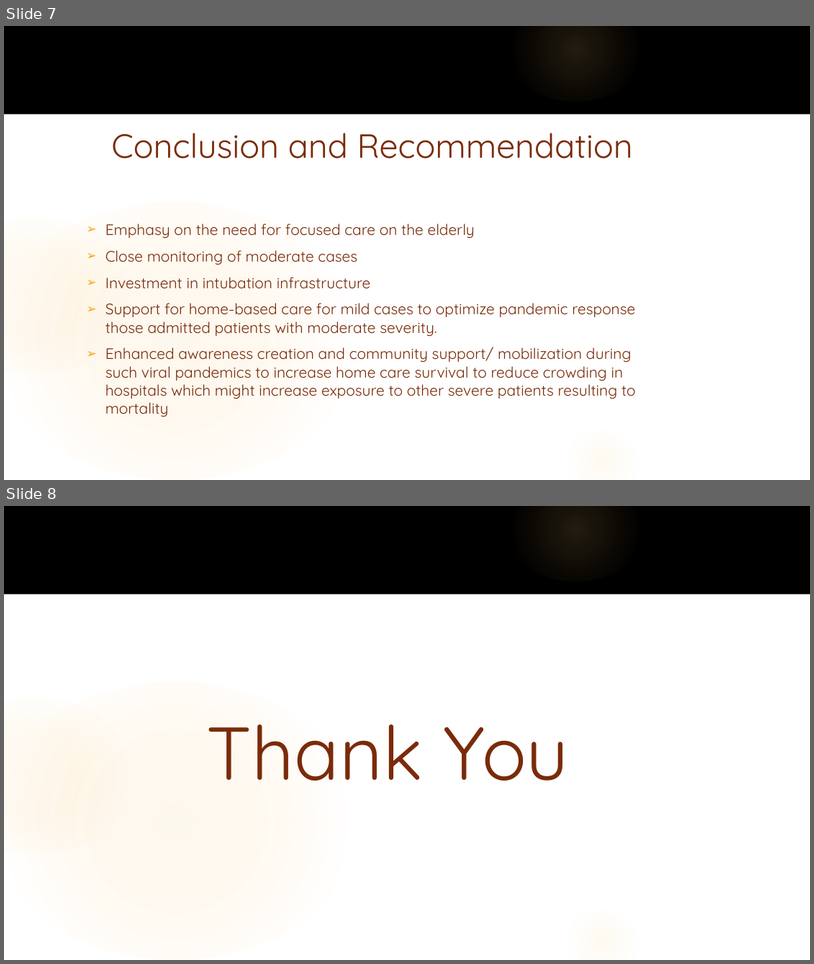
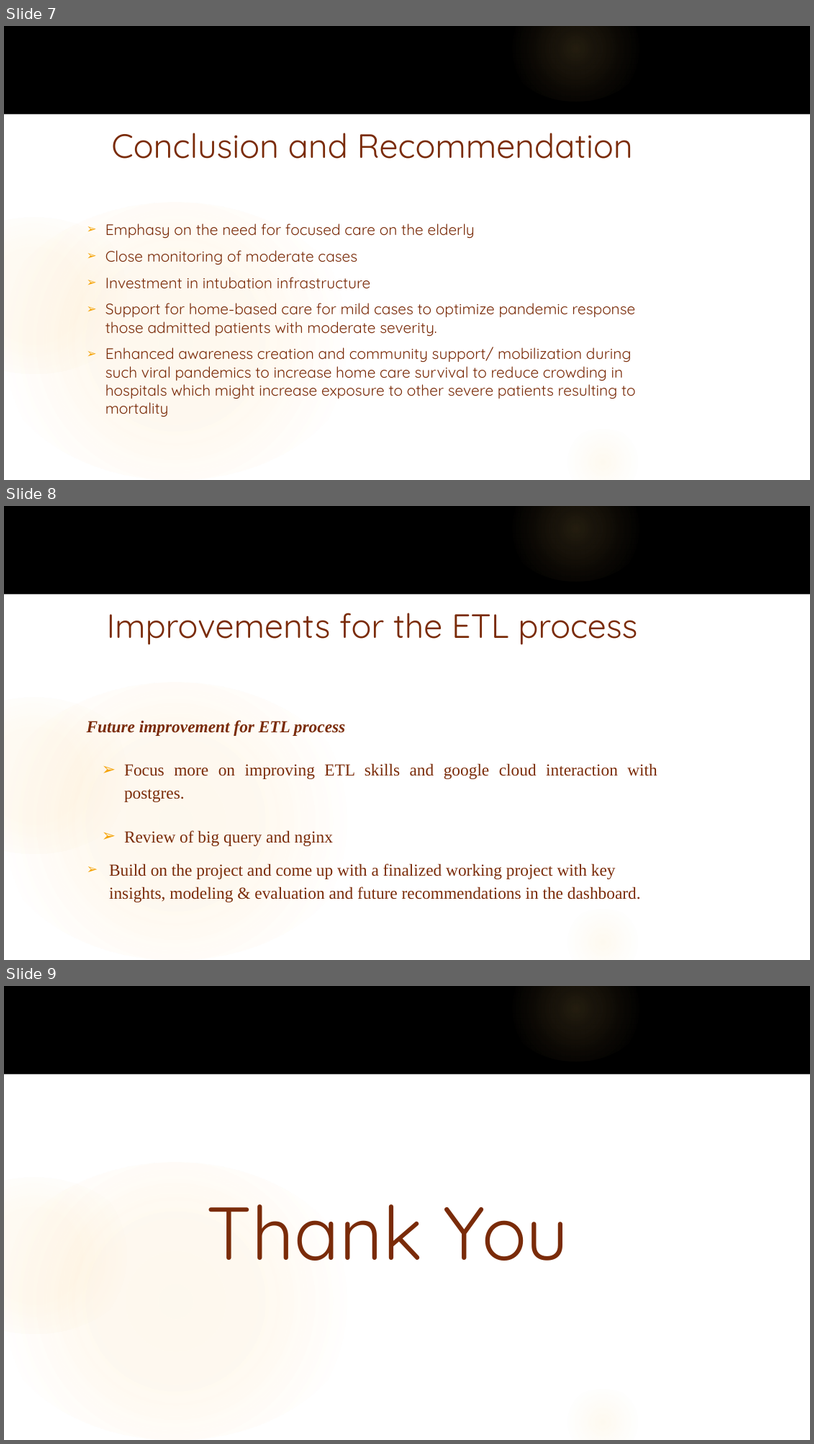
Before and after one commit to Nancy-Odhiambo/C-19Project_ETL_code, a slide deck: Final project presentation.pptx. Shown one above the other, each under a label of ours: slides 7 and 8 before the commit, slides 7, 8 and 9 after it. The pictures are 814x964 and 814x1444 pixels, drawn with LibreOffice and Linux fonts; fonts in the diff are those of the drawing; background and template pictures are left out. Boxes give left, top, right and bottom in pixels: in the first picture for what was removed or moved away, otherwise in the second. Text is boxed around its words. In the diff, an @@ line names an element or a change of style, - is before the commit and + after.

Commit message:
Updated final project presentation and report

```diff
--- a/Final project presentation.pptx
+++ b/Final project presentation.pptx
@@ slide 8 added at box(4, 506, 810, 960), background picture (left out); not listed: 5 template elements that a slide beside it also shows @@
@@ title added at box(107, 613, 638, 645), 40 pt, text #7A2B09 @@
+Improvements for the ETL process
@@ text added at box(87, 720, 657, 902), 20 pt, text #7A2B09 @@
+Future improvement for ETL process
+➢ Focus more on improving ETL skills and google cloud interaction with postgres.
+➢ Review of big query and nginx
+➢ Build on the project and come up with a finalized working project with key insights, modeling & evaluation and future recommendations in the dashboard.
@@ what was slide 8 is now slide 9 @@
```
Also in this commit, not shown: 1 other file.
